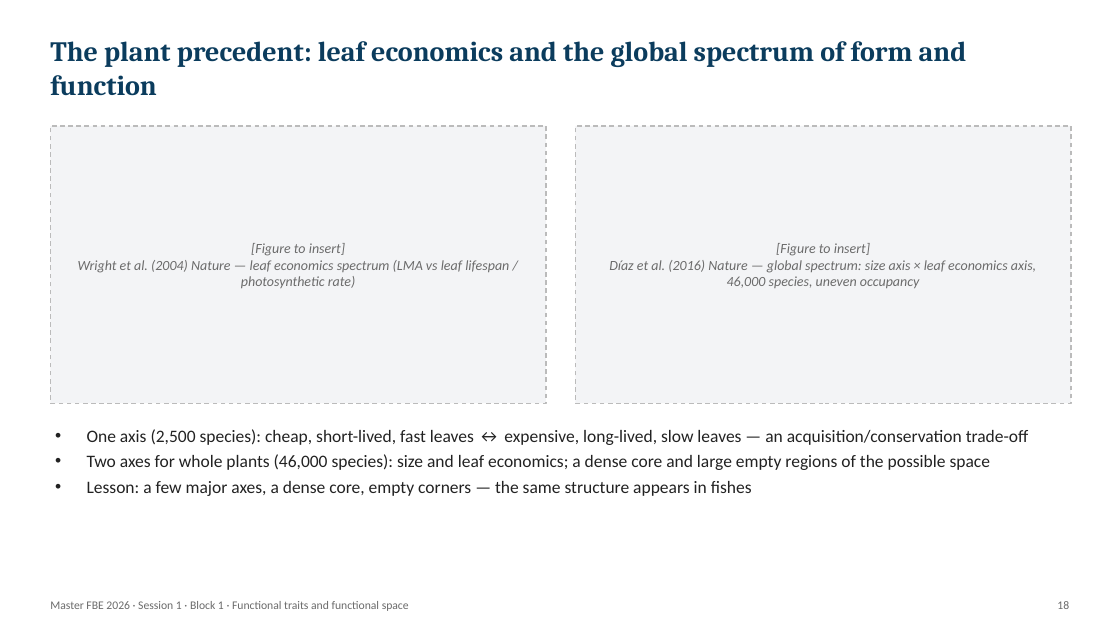
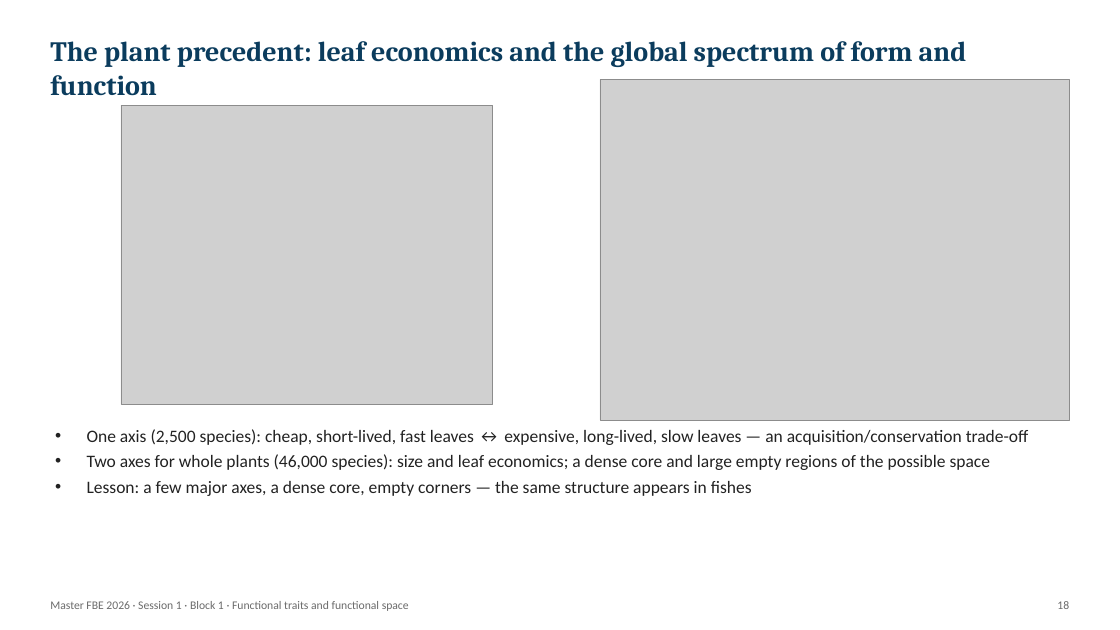
Before and after one commit to AureleToussaint/homepage, a slide deck: slide 14 of data/courses/FBE_2026/slides/FBE_2026_01_Block1_Traits_and_Functional_Space.pptx. Drawn at 1120x630 pixels with LibreOffice and Linux fonts; fonts in the diff are those of the drawing; grey boxes stand for pictures. Boxes give left, top, right and bottom in pixels: in the first picture for what was removed or moved away, otherwise in the second. Text is boxed around its words. In the diff, an @@ line names an element or a change of style, - is before the commit and + after.

```diff
--- a/data/courses/FBE_2026/slides/FBE_2026_01_Block1_Traits_and_Functional_Space.pptx
+++ b/data/courses/FBE_2026/slides/FBE_2026_01_Block1_Traits_and_Functional_Space.pptx
@@ picture added at (x1=600, y1=80, x2=1070, y2=420) @@
@@ picture added at (x1=121, y1=105, x2=493, y2=404) @@
@@ rectangle removed at (x1=50, y1=126, x2=546, y2=403) @@
@@ rectangle removed at (x1=576, y1=126, x2=1071, y2=403) @@
@@ text removed at (x1=78, y1=243, x2=509, y2=288) @@
-[Figure to insert]
-Wright et al. (2004) Nature — leaf economics spectrum (LMA vs leaf lifespan / photosynthetic rate)
@@ text removed at (x1=609, y1=243, x2=1036, y2=288) @@
-[Figure to insert]
-Díaz et al. (2016) Nature — global spectrum: size axis × leaf economics axis, 46,000 species, uneven occupancy
```
Also in this commit, not shown: 8 other slides changed, 6 other files.
